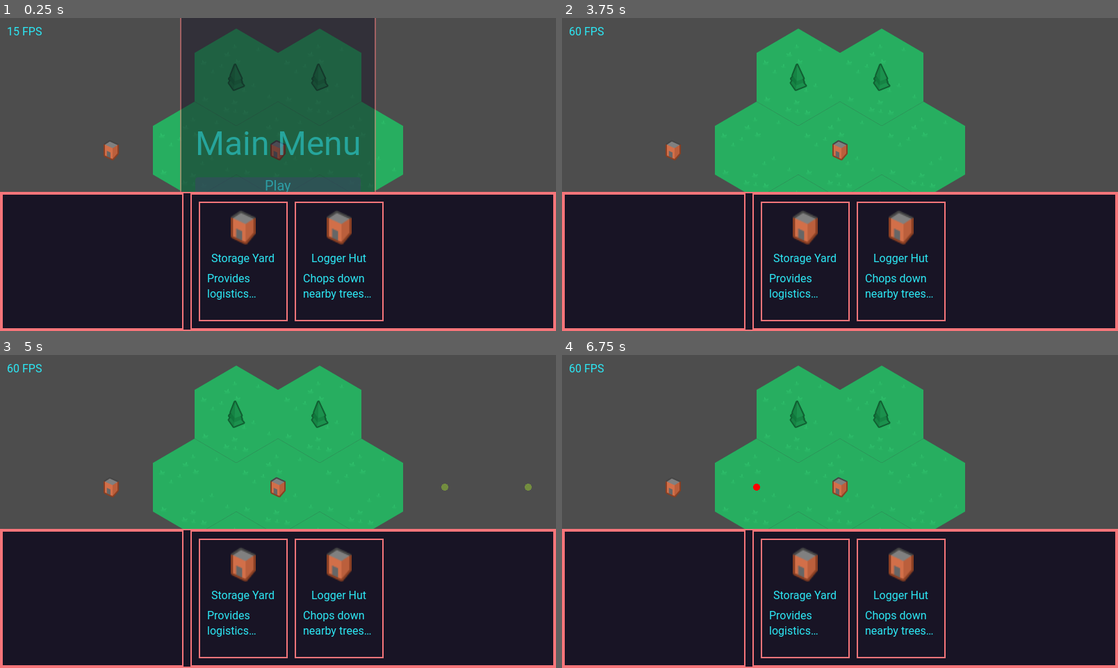
Above: before the commit, frames 1-4 (two rows, left to right).
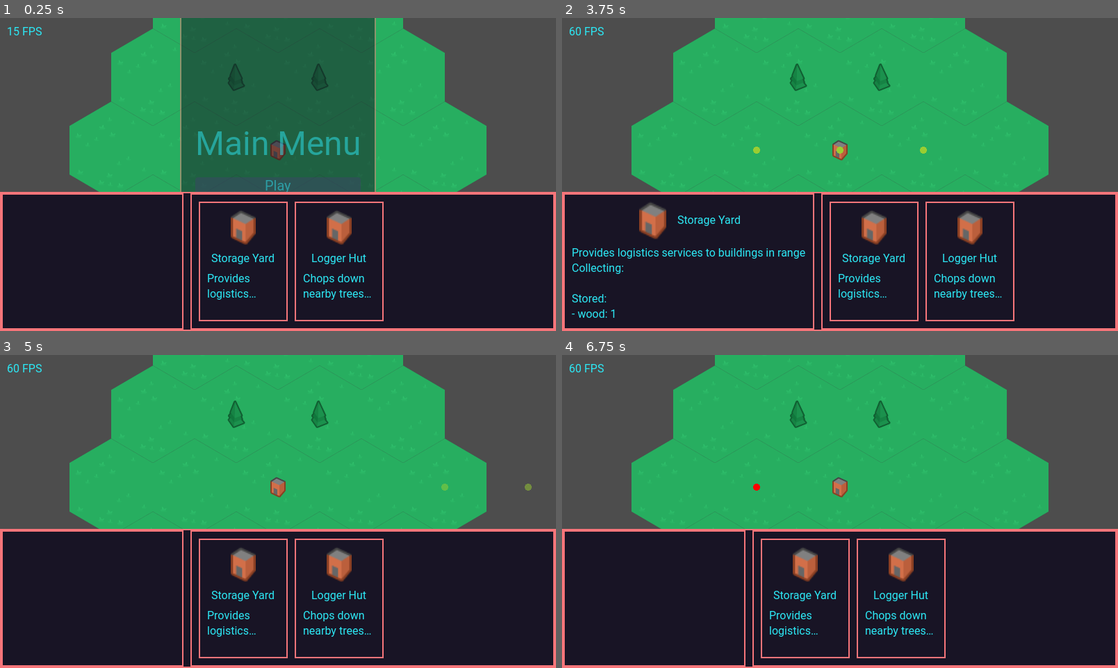
Above: after the commit, the same moments.

Repository: Bloodyaugust/citybuilder-sim
Game: Godot game, scene res://scenes/main.tscn
Same seed, same stepped clock (60 frames per second), same inputs: the game is played once before the commit and once after it. The engine's default icon, where the game draws it, is replaced by a stand-in: a white triangle on a blue panel in a dark square.
Inputs (mouse positions are in pixels of both pictures, inside the frame that each line leads up to):
- Up to frame 1 (0.25 s): no input
- Up to frame 2 (3.75 s): click "Play" at 0.5 s; tap Enter at 1.25 s; drag from (806, 262) to (895, 105) at 1.27 s; drag from (901, 262) to (812, 237) at 2.02 s; click (812, 237) at 2.75 s; move the mouse to (895, 105) at 2.77 s; hold D (move_right) 2.78-3.5 s; right-click (895, 105) at 2.85 s; click (895, 105) at 3.5 s; drag from (812, 237) to (673, 127) at 3.52 s
- Up to frame 3 (5 s): move the mouse to (444, 558) at 4.27 s; hold A (move_left) from 4.28 s (still down); right-click (444, 558) at 4.35 s
- Up to frame 4 (6.75 s): click (1006, 558) at 5 s; release A (move_left) at 5 s; drag from (673, 464) to (756, 433) at 5.02 s; click (756, 433) at 5.75 s; move the mouse to (867, 511) at 5.77 s; hold S (move_down) 5.78-6.5 s; right-click (867, 511) at 5.85 s; click (867, 511) at 5.92 s; click (867, 511) at 6.5 s; drag from (756, 433) to (728, 527) at 6.52 s

The runs differ from the first frame. In frame 1, 18% of the frame differs, in the area x 12-88%, y 0-56%; in frame 2, 23%, in the area x 1-88%, y 0-100%; in frame 3, 18%; in frame 4, 18%.

Commit message:
Add Surface class for extra tilemap functionality
- Add AStar2D pathfinding for tilemap and helper functions to deal with tiles vs points
- Use Surface pathfinding in Building as a test for pickup behavior

Diff:
--- a/actors/Building.gd
+++ b/actors/Building.gd
@@ -5,7 +5,7 @@
 @export var data: BuildingData
 
 @onready var _sprite: Sprite2D = %Sprite2D
-@onready var _tilemap: TileMap = get_tree().get_first_node_in_group("TileMap")
+@onready var _tilemap: Surface = get_tree().get_first_node_in_group("TileMap")
 
 var _collision_tiles: Array[Vector2i]
 var _draw_details: bool = false
@@ -23,6 +23,10 @@
 
 func get_effect_tiles() -> Array[Vector2i]:
 	return _effect_tiles
+
+
+func get_origin_tile() -> Vector2i:
+	return _origin_tile
 
 
 func get_selection_details() -> Dictionary:
@@ -106,6 +110,8 @@
 func _on_request_logistics_pickup(building: Node2D) -> void:
 	var _requesting_building_stored_resources: Dictionary = building.pickup_stored_resources()
 
+	print(_tilemap.get_nav_path(_origin_tile, building.get_origin_tile()))
+
 	LogisticsController.add_resources_to_logistic_network_by_id(
 		LogisticsController.get_building_logistic_network_id(self),
 		_requesting_building_stored_resources
--- a/scenes/main.tscn
+++ b/scenes/main.tscn
@@ -11,6 +11,7 @@
 [ext_resource type="Script" path="res://views/BuildOptions.gd" id="8_r2c2g"]
 [ext_resource type="Texture2D" uid="uid://cfgv72pg2yyad" path="res://sprites/hexagonTerrain_sheet.png" id="9_mwvq6"]
 [ext_resource type="Script" path="res://scripts/controllers/PlayerController.gd" id="10_qhhod"]
+[ext_resource type="Script" path="res://scripts/classes/Surface.gd" id="11_6qg82"]
 [ext_resource type="PackedScene" uid="uid://bquw3hjgjei57" path="res://actors/Building.tscn" id="11_g1ajc"]
 [ext_resource type="Resource" uid="uid://xh1lu2y0utpl" path="res://data/buildings/logger_hut.tres" id="12_a4fw6"]
 [ext_resource type="Resource" uid="uid://cwnbkkgjapskl" path="res://data/buildings/storage_yard.tres" id="14_1p1qf"]
@@ -314,7 +315,8 @@
 z_index = -1
 tile_set = SubResource("TileSet_25pv1")
 format = 2
-layer_0/tile_data = PackedInt32Array(-1, 327682, 1, 0, 327682, 1, 65535, 327682, 1, -65536, 327682, 1, -131072, 327682, 1, -65537, 327682, 1, -2, 327682, 1)
+layer_0/tile_data = PackedInt32Array(-1, 327682, 1, 0, 327682, 1, 65535, 327682, 1, -65536, 327682, 1, -131072, 327682, 1, -65537, 327682, 1, -2, 327682, 1, 131071, 327682, 1, 131070, 327682, 1, 65534, 327682, 1, -3, 327682, 1, -65538, 327682, 1, -131074, 327682, 1, -131073, 327682, 1, -196608, 327682, 1, -131071, 327682, 1, -65535, 327682, 1, 1, 327682, 1, 65536, 327682, 1)
+script = ExtResource("11_6qg82")
 
 [node name="PlayerController" type="Node2D" parent="."]
 script = ExtResource("10_qhhod")
@@ -324,7 +326,7 @@
 data = ExtResource("12_a4fw6")
 
 [node name="Building2" parent="." instance=ExtResource("11_g1ajc")]
-position = Vector2(-238, -36)
+position = Vector2(-59, 74)
 data = ExtResource("14_1p1qf")
 
 [node name="Resource" parent="." instance=ExtResource("14_huttj")]
--- /dev/null
+++ b/scripts/classes/Surface.gd
@@ -0,0 +1,54 @@
+extends TileMap
+class_name Surface
+
+var navigation: AStar2D = AStar2D.new()
+
+var _used_cells: Array[Vector2i] = get_used_cells(0)
+var _path_cache: Dictionary = {}
+
+
+func get_nav_path(from_tile: Vector2i, to_tile: Vector2i) -> Array[Vector2]:
+	var _returned_path: Array[Vector2]
+
+	if _path_cache.has(from_tile) && _path_cache[from_tile].has(to_tile):
+		_returned_path.assign(_path_cache[from_tile][to_tile])
+		return _returned_path
+
+	if !_path_cache.has(from_tile):
+		_path_cache[from_tile] = {}
+
+	_path_cache[from_tile][to_tile] = (
+		Array(
+			navigation.get_point_path(
+				get_nav_point_index_from_tile(from_tile), get_nav_point_index_from_tile(to_tile)
+			)
+		)
+		. map(
+			func(path_point: Vector2): return GDUtil.get_global_position_from_tile(
+				Vector2i(path_point), self
+			)
+		)
+	)
+
+	_returned_path.assign(_path_cache[from_tile][to_tile])
+	return _returned_path
+
+
+func get_nav_point_index_from_tile(tile: Vector2i) -> int:
+	return _used_cells.find(tile)
+
+
+func _init():
+	for _tile_index in len(_used_cells):
+		navigation.add_point(_tile_index, Vector2(_used_cells[_tile_index]))
+
+	for _tile_index in len(_used_cells):
+		var _neighboring_tiles: Array[Vector2i] = get_surrounding_cells(_used_cells[_tile_index])
+
+		for _neighboring_tile in _neighboring_tiles:
+			var _tile_nav_point_index: int = get_nav_point_index_from_tile(_neighboring_tile)
+
+			if _tile_nav_point_index != -1:
+				navigation.connect_points(_tile_index, _tile_nav_point_index)
+
+	print(navigation.are_points_connected(0, 2))
Not shown: 1 places in scenes/main.tscn that only renumber resources
